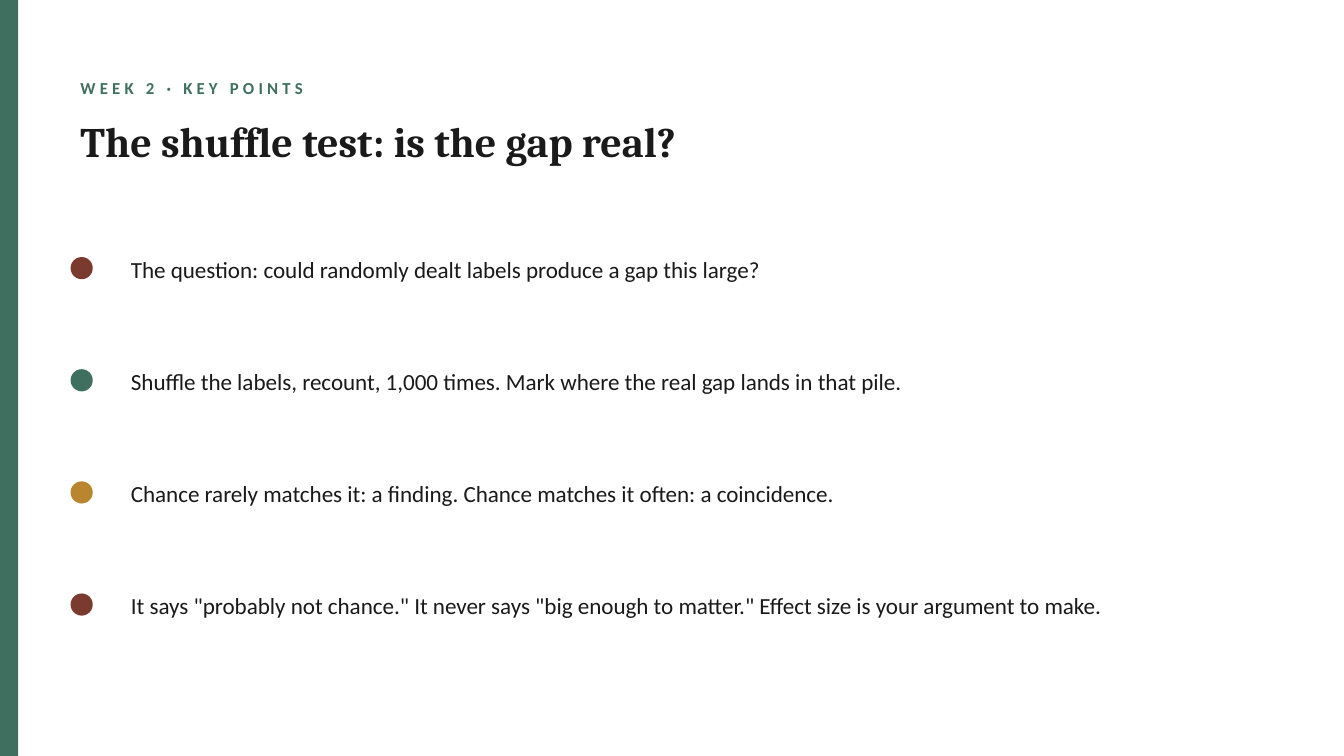
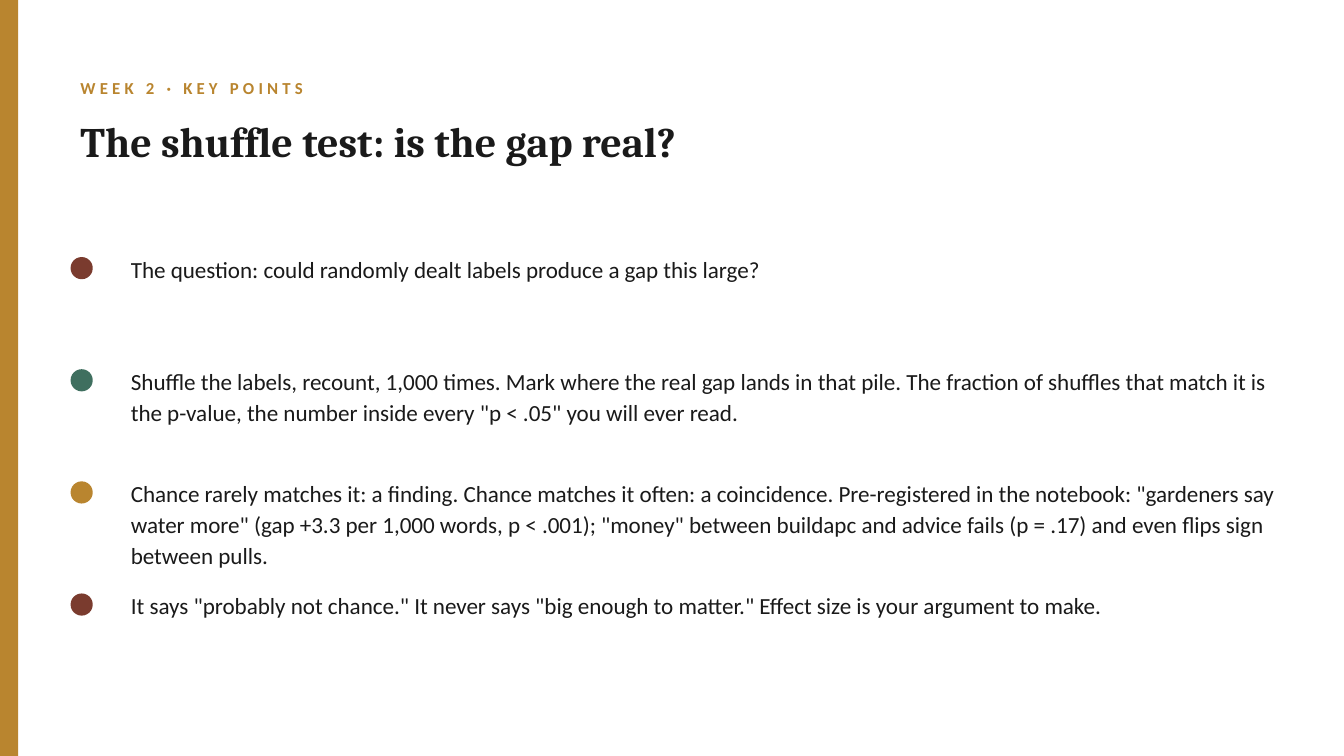
Before and after one commit to lucianli123/culture-as-data-2026, a slide deck: slide 12 of slides/pptx/week-02.pptx (slide 11 before the commit). Drawn at 1344x756 pixels with LibreOffice and Linux fonts; fonts in the diff are those of the drawing. Boxes give left, top, right and bottom in pixels: in the first picture for what was removed or moved away, otherwise in the second. Text is boxed around its words. In the diff, an @@ line names an element or a change of style, - is before the commit and + after.

Commit message:
Week 2 significance arc: p-values named, pre-registered test, effect size vs significance, multiple-comparisons demo, bootstrap CI; fix audited example flaws

```diff
--- a/slides/pptx/week-02.pptx
+++ b/slides/pptx/week-02.pptx
@@ rectangle at box(0, 0, 18, 756): fill #3F6F5F to #B9852F @@
@@ text "WEEK 2 · KEY POINTS" at box(80, 83, 303, 94): text colour #3F6F5F to #B9852F @@
@@ text at box(131, 374, 1265, 425): text changed @@
-Shuffle the labels, recount, 1,000 times. Mark where the real gap lands in that pile.
+Shuffle the labels, recount, 1,000 times. Mark where the real gap lands in that pile. The fraction of shuffles that match it is the p-value, the number inside every "p < .05" you will ever read.
@@ text at box(131, 486, 1274, 568): text changed @@
-Chance rarely matches it: a finding. Chance matches it often: a coincidence.
+Chance rarely matches it: a finding. Chance matches it often: a coincidence. Pre-registered in the notebook: "gardeners say water more" (gap +3.3 per 1,000 words, p < .001); "money" between buildapc and advice fails (p = .17) and even flips sign between pulls.
```
Also in this commit, not shown: 3 other slides changed, 1 slide added, 14 other files.
